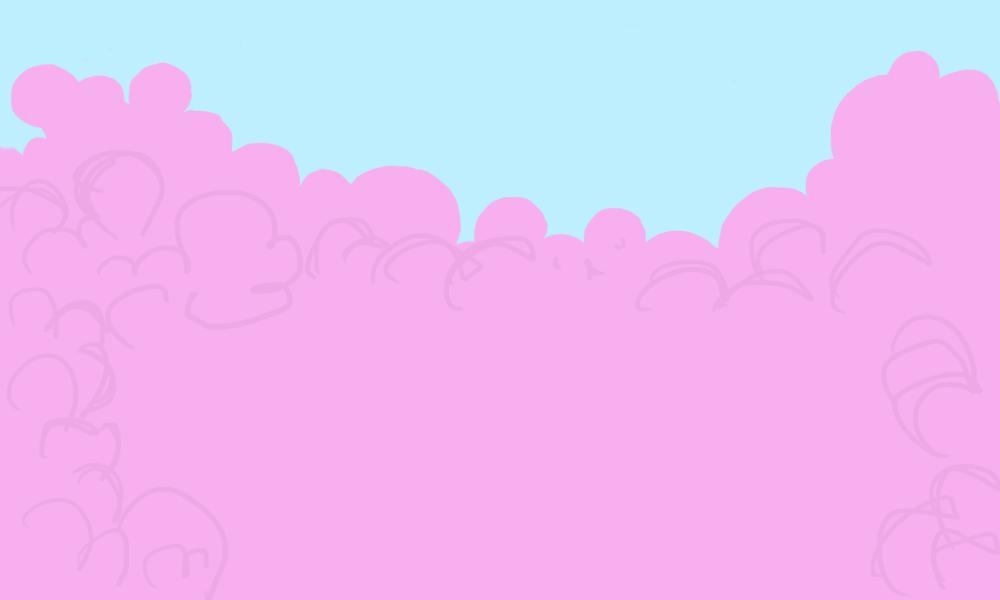
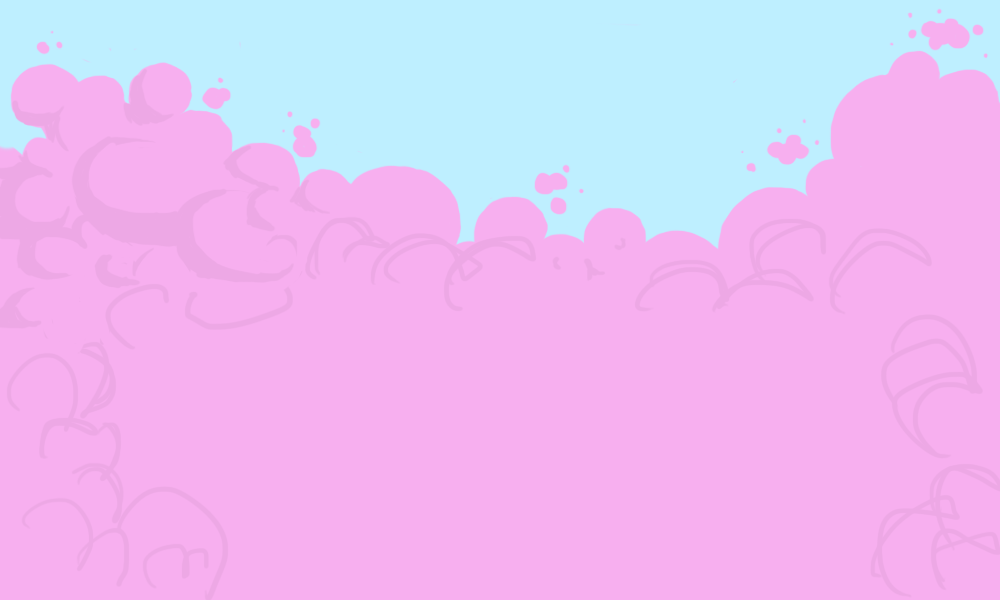
Layers edited between the first and the second 1000 × 600 image:
painted on "Ebene 6" over 0, 69, 330, 353
painted on "Ebene 3" over 36, 8, 988, 215
